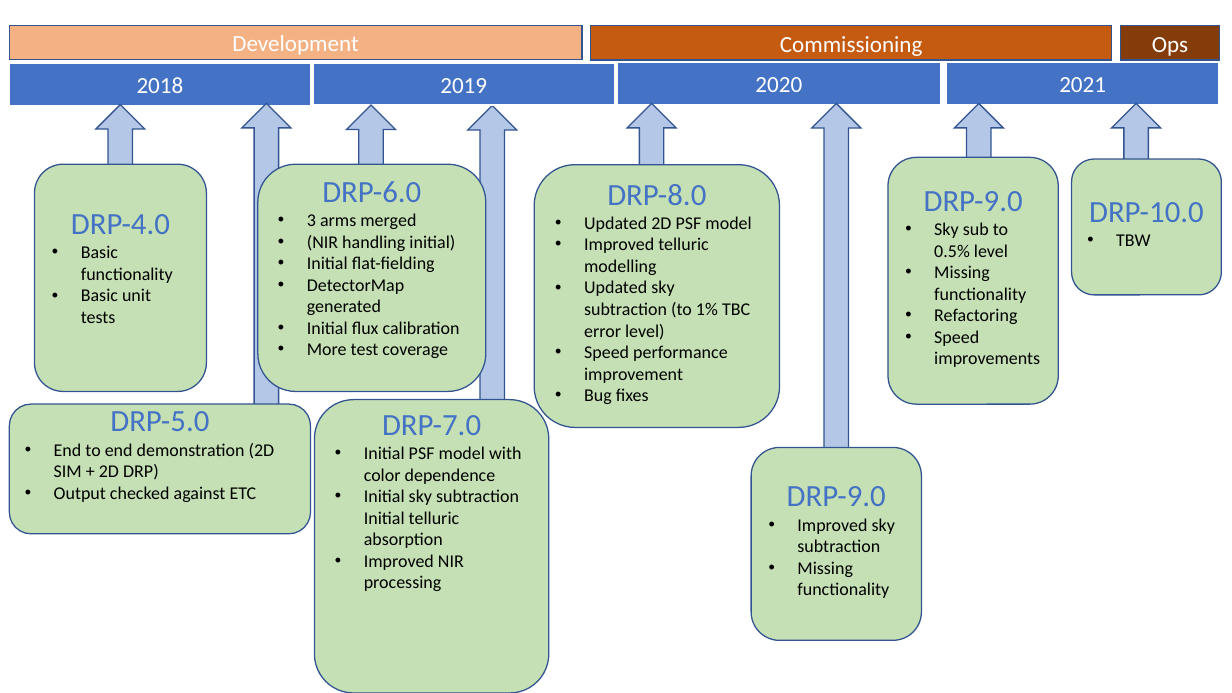
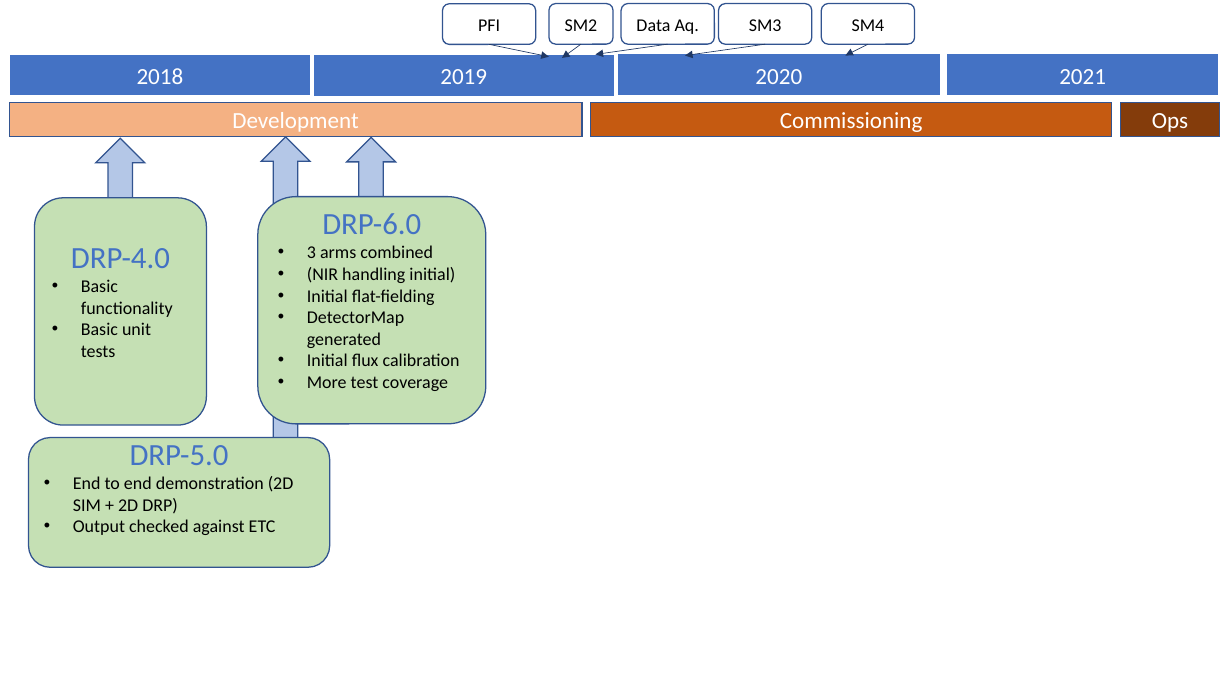
Before and after one commit to hassanxp/Shanghai2018, a slide deck: slide 7 of presentation-drp-plan/2DDRP-PresentationShanghai2018.pptx (slide 11 before the commit). Drawn at 1232x693 pixels with LibreOffice and Linux fonts; fonts in the diff are those of the drawing. Boxes give left, top, right and bottom in pixels: in the first picture for what was removed or moved away, otherwise in the second. Text is boxed around its words. In the diff, an @@ line names an element or a change of style, - is before the commit and + after.

```diff
--- a/presentation-drp-plan/2DDRP-PresentationShanghai2018.pptx
+++ b/presentation-drp-plan/2DDRP-PresentationShanghai2018.pptx
@@ rounded rectangle added at (x1=443, y1=4, x2=536, y2=44), outline #325491 1 pt, 14 pt, text #000000 @@
+PFI
@@ rounded rectangle added at (x1=549, y1=4, x2=613, y2=44), outline #325491 1 pt, 14 pt, text #000000 @@
+SM2
@@ rounded rectangle added at (x1=621, y1=4, x2=714, y2=44), outline #325491 1 pt, 14 pt, text #000000 @@
+Data Aq.
@@ rounded rectangle added at (x1=719, y1=4, x2=812, y2=44), outline #325491 1 pt, 14 pt, text #000000 @@
+SM3
@@ rounded rectangle added at (x1=822, y1=4, x2=915, y2=44), outline #325491 1 pt, 14 pt, text #000000 @@
+SM4
@@ 4 rectangles moved together from (x1=9, y1=62, x2=1219, y2=105) to (x1=9, y1=54, x2=1219, y2=96) @@
@@ arrow added from (489, 44) to (549, 56), #203864 0.5 pt @@
@@ arrow added from (581, 44) to (562, 58), #203864 0.5 pt @@
@@ arrow added from (668, 44) to (595, 55), #203864 0.5 pt @@
@@ arrow added from (765, 44) to (685, 55), #203864 0.5 pt @@
@@ arrow added from (868, 44) to (846, 55), #203864 0.5 pt @@
@@ up arrow removed at (x1=468, y1=105, x2=517, y2=404) @@
@@ 3 rectangles moved together from (x1=9, y1=26, x2=1220, y2=60) to (x1=9, y1=103, x2=1220, y2=137) @@
@@ up arrow removed at (x1=628, y1=104, x2=677, y2=202) @@
@@ up arrow removed at (x1=812, y1=104, x2=861, y2=464) @@
@@ up arrow removed at (x1=955, y1=104, x2=1004, y2=202) @@
@@ up arrow removed at (x1=1112, y1=104, x2=1161, y2=207) @@
@@ 2 up arrows, 1 rounded rectangle moved together from (x1=34, y1=104, x2=396, y2=392) to (x1=34, y1=138, x2=396, y2=425) @@
@@ up arrow moved from (x1=242, y1=104, x2=291, y2=414) to (x1=262, y1=137, x2=311, y2=447) @@
@@ rounded rectangle removed at (x1=534, y1=165, x2=780, y2=427) @@
-DRP-8.0
-• Updated 2D PSF model
-• Improved telluric modelling
-• Updated sky subtraction (to 1% TBC error level)
-• Speed performance improvement
-• Bug fixes
@@ rounded rectangle removed at (x1=888, y1=157, x2=1058, y2=404) @@
-DRP-9.0
-• Sky sub to 0.5% level
-• Missing functionality
-• Refactoring
-• Speed improvements
@@ rounded rectangle removed at (x1=1072, y1=159, x2=1222, y2=295) @@
-DRP-10.0
-• TBW
@@ rounded rectangle "DRP-6.0" moved from (x1=258, y1=165, x2=486, y2=392) to (x1=258, y1=197, x2=486, y2=424) @@
@@ text in rounded rectangle at (x1=307, y1=245, x2=433, y2=258): text changed @@
-• 3 arms merged
+• 3 arms combined
@@ rounded rectangle removed at (x1=314, y1=399, x2=549, y2=693) @@
-DRP-7.0
-• Initial PSF model with color dependence
-• Initial sky subtraction Initial telluric absorption
-• Improved NIR processing
@@ rounded rectangle "DRP-5.0" moved from (x1=9, y1=404, x2=311, y2=533) to (x1=29, y1=438, x2=330, y2=567) @@
@@ rounded rectangle removed at (x1=751, y1=447, x2=921, y2=640) @@
-DRP-9.0
-• Improved sky subtraction
-• Missing functionality
```
Also in this commit, not shown: 10 other slides changed, 1 slide added, 1 other file.
